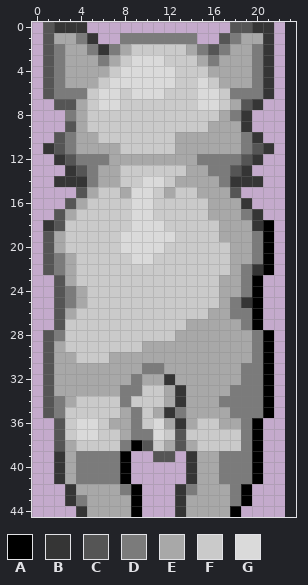
A pixel-art sprite gets an edit: assets/images/dog_images/dog_north_center.png. The picture above is the old version.
The file is 23x46 pixels. Colours within 5 levels of each other are drawn and written as one. The old version is drawn lined up with the new one, on the new canvas.
Palette (. is transparent): A #000000  B #353535  C #555555  D #7b7b7b  E #a8a8a8  F #cacaca  G #dadada
Pixels before, first column x 1:
 0 CBBB.............CCBB
 1 CEEDB..DDDDDDD..CDEEB
 2 CDEEDBDEFFFFFEDCDEEDB
 3 CDEEEDEFGGGFFFEDEEEDB
 4 CDEEEEFGGGGGFFFEEEEDB
 5 CDEEEFGGGGGGFFGFEEEDB
 6 CDDDFGGFGGGFFFGGFDDDB
 7 .CCEFGGFFFFFFFGGFECB.
 8 ..DEFFFFFFFFFFFFEDB..
 9 ..CEFFFFFFFFFFFEEEB..
10 .CDEEFFFFFFFEEEEEEDB.
11 BCDEEEEFFFFFEEEEEEDCB
12 .BCDDDEEEEEEEEDDDDCB.
13 ..BCDEEFFFFFFEEDDCB..
14 .BBBDEEFFGGFEEEEDBBB.
15 ...CEFFEGGFEFFEEEC...
16 ..CEFFFFGGFFFFFEEEB..
17 .CEFFFFFGGFFFFFEEEDB.
18 BCFFFFFFGGGFFFFFEEEBA
19 CEFFFFFGGGGGFFFFEEEDA
20 CEFFFFFGGGGFFFFFFEEDA
21 CDEFFFFFGGFFFFFFFEEDA
22 CDEFFFFFFFFFFFFFFEDBA
23 .CEFFFFFFFFFFFFFEEDA.
24 .CDEFFFFFFFFFFFFEEDA.
25 .CDEFFFFFFFFFFFFEDBA.
26 .CEFFFFFFFFFFFFEEDDA.
27 .CFFFFFFFFFFFEEEEEDA.
28 CDFFFFFFFFFFEEEEEEEDA
29 CEFFFFFFFEEEEEEEEEEDA
30 CEEFFFEEEEEEEEEEEEEDA
31 CEEEEEEEEDDEEEEEEEDDA
32 CEEEEEEEDEEBEEEEEEDDA
33 CEEEEEEDDFFEBEEEEDDDA
34 CDEFFFFDFFFEBEEEDDDDA
35 CDFFFFFEDFEBDEEEEDDDA
36 .CFGGFEEDFGEBEFFEEDA.
37 .CFGGFFEDDGFCFFFFFDA.
38 .CEFFFFDACFECEFFFFDA.
39 .BEDDDDA..CC.BEEDDDA.
40 .BEDDDDA.....BEEDDDA.
41 .BEDDDDA.....BEEDDDA.
42 ..BEEEEDA...BDEEEDA..
43 ..BDEEEEA...BEEEEDA..
44 ...BEEEEA...BEEEEA...
New version:
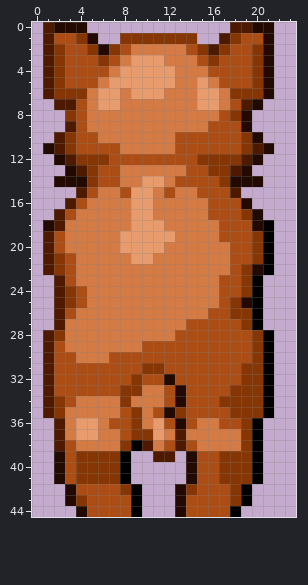
Commit message: Change dog sprite to brown version to enhance colour contrast with sheep
Edits made:
canvas 23x46 -> 24x45, the old top-left corner now at 0,-1 (the part of the old canvas that was cut away was empty and is not shown)
colour B: #353535 -> #220902
colour C: #555555 -> #4d1a00
colour D: #7b7b7b -> #863504
colour E: #a8a8a8 -> #ab4d15
colour F: #cacaca -> #d37a45
colour G: #dadada -> #e89c6e
Changed places in both pictures, as pixel boxes (x1, y1, x2, y2):
changed: (43, 22, 274, 517)
